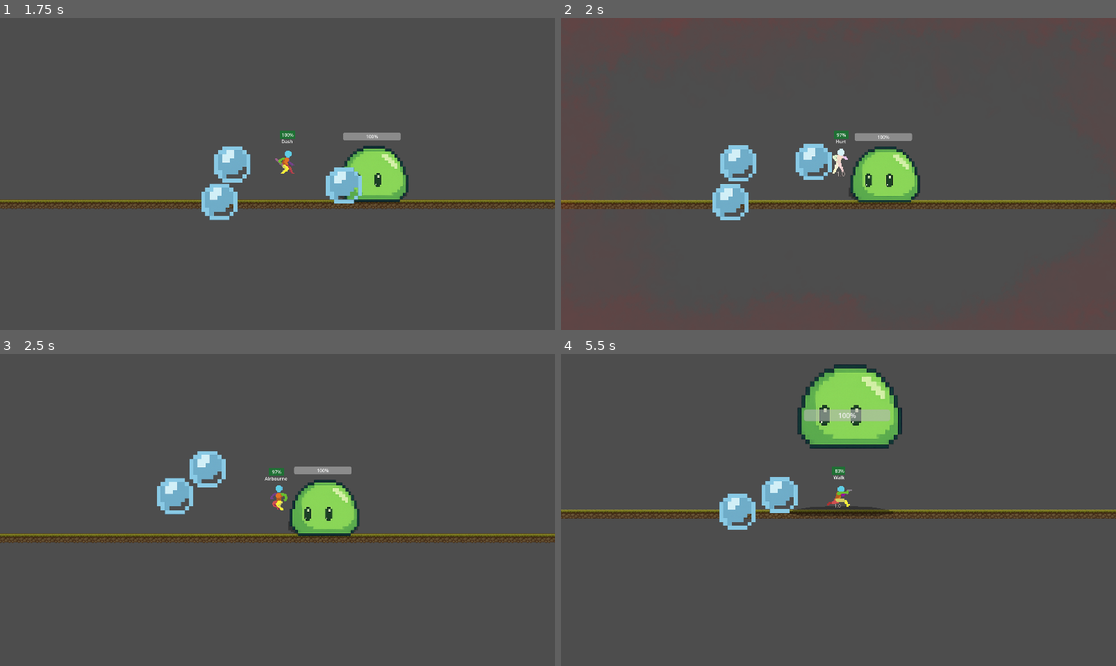
Above: before the commit, frames 1-4 (two rows, left to right).
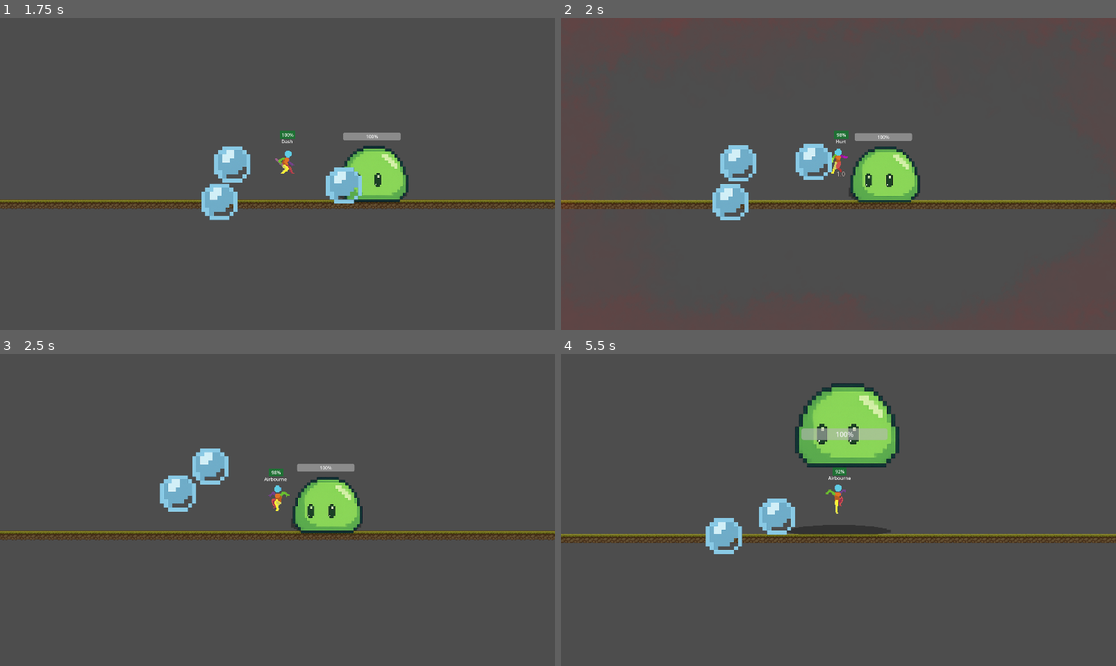
Above: after the commit, the same moments.

Repository: August13742/Godot-2D-Starter-Project-for-Article-RiG-Ritsumeikan
Game: Godot game, scene res://main.tscn
Two runs of this game, one before a commit and one after it. Both use one fixed random seed, a clock stepped at 60 frames per second and the inputs below.
Inputs (mouse positions are in pixels of both pictures, inside the frame that each line leads up to):
- Up to frame 1 (1.75 s): tap Enter at 0.5 s; move the mouse to (399, 158) at 0.52 s; hold F (special, bound only after the commit) 0.53-1.28 s; hold D (right) from 0.53 s (still down); tap Space (jump) at 0.77, 1.52 s; move the mouse to (166, 189) at 1.27 s; tap C (dash) at 1.35 s; tap F (special, bound only after the commit) at 1.55 s
- Up to frame 2 (2 s): keep holding D (right)
- Up to frame 3 (2.5 s): move the mouse to (333, 441) at 2.02 s; release D (right) at 2.03 s; press the mouse at (333, 441) at 2.03 s; hold A (left) from 2.03 s (still down); tap F (special, bound only after the commit) at 2.3 s
- Up to frame 4 (5.5 s): move the mouse to (810, 572) at 2.77 s; release A (left) at 2.78 s; release the mouse at (810, 572) at 2.78 s; hold D (right) 2.78-4.28 s; tap Shift (sprint) at 2.85 s; tap Space (jump) at 3.02, 3.77, 4.52 s; tap F (special, bound only after the commit) at 3.05, 4.35, 5.3 s; move the mouse to (1005, 556) at 3.52 s; hold F (special, bound only after the commit) 3.53-4.28 s; move the mouse to (672, 463) at 4.27 s; hold A (left) 4.28-5.03 s; move the mouse to (866, 510) at 5.02 s; hold D (right) from 5.03 s (still down); hold C (dash) from 5.03 s (still down)

Frame 1 is identical in both runs. In frame 2, 0.1% of the frame differs, in the area x 48-52%, y 36-50%; in frame 3, 4.9%; in frame 4, 13%, in the area x 0-100%, y 3-65%.

Commit message:
added sword special

Diff:
--- a/StateMachine/idle.gd
+++ b/StateMachine/idle.gd
@@ -25,6 +25,7 @@
 	#if !animation_player.is_playing(): animation_player.play("idle")
 
 
-
+func can_special():
+	return true
 
 func exit(): pass
--- a/StateMachine/states.gd
+++ b/StateMachine/states.gd
@@ -35,8 +35,12 @@
 	if _event.is_action_pressed("dash") && can_dash() && root_entity.can_dash:
 		dash()
 
+	if _event.is_action_pressed("special") && can_special() && root_entity.can_special:
+		root_entity.special()
 
 
+func can_special() ->bool:
+	return false
 
 func can_dash() -> bool:
 	return true  # default: all states can dash
--- a/player/player.gd
+++ b/player/player.gd
@@ -27,8 +27,9 @@
 @export var dash_cooldown:float = 5.0
 @export var shoot_cooldown:float = 0.5
 @export var bullet:= preload("res://bullet1.tscn")
+@export var sword_trail := preload("res://sword_trail.tscn")
 
-
+var can_special:bool = true
 var can_dash:bool = true
 
 var shoot_hold:bool = false
@@ -86,3 +87,17 @@
 	if !last_faced_right:
 		bullet_scene.direction = Vector2.LEFT
 		bullet_scene.sprite.flip_h = true
+
+func special():
+	if state_machine.current_state == state_machine.states[state_machine.Idle]:
+		animation_player.play("sword_slash")
+
+	await get_tree().create_timer(0.2).timeout
+	var sword_trail_scene:Node2D = sword_trail.instantiate()
+	get_tree().get_first_node_in_group("foreground_layer").add_child(sword_trail_scene)
+	sword_trail_scene.global_position = self.global_position
+	if !last_faced_right:
+		sword_trail_scene.scale.x = -1
+		sword_trail_scene.direction = Vector2.LEFT
+	await get_tree().create_timer(1).timeout
+	sword_trail_scene.call_deferred("queue_free")
--- a/player/player.tscn
+++ b/player/player.tscn
@@ -12,6 +12,7 @@
 [ext_resource type="Texture2D" uid="uid://dkigmclffiei8" path="res://StateMachine/player land 48x48.png" id="6_yllr7"]
 [ext_resource type="Texture2D" uid="uid://bmpgnurvmkpcp" path="res://StateMachine/Player Running Aiming 48x48.png" id="7_yllr7"]
 [ext_resource type="Texture2D" uid="uid://u25gbp4yxo5w" path="res://StateMachine/Player Running Shooting 48x48.png" id="8_kb6p2"]
+[ext_resource type="Texture2D" uid="uid://bmwp14840b0k4" path="res://StateMachine/player katana attack-sheathe 80x64.png" id="10_wodsf"]
 [ext_resource type="PackedScene" uid="uid://xxpfvl2cp1ib" path="res://hurtbox_component.tscn" id="12_ebec5"]
 [ext_resource type="PackedScene" uid="uid://bfpyvfdq43g0y" path="res://health_bar.tscn" id="14_kb6p2"]
 
@@ -243,6 +244,46 @@
 atlas = ExtResource("6_ebec5")
 region = Rect2(432, 0, 48, 48)
 
+[sub_resource type="AtlasTexture" id="AtlasTexture_jdjat"]
+atlas = ExtResource("10_wodsf")
+region = Rect2(0, 0, 80, 64)
+
+[sub_resource type="AtlasTexture" id="AtlasTexture_j420s"]
+atlas = ExtResource("10_wodsf")
+region = Rect2(80, 0, 80, 64)
+
+[sub_resource type="AtlasTexture" id="AtlasTexture_kcq4v"]
+atlas = ExtResource("10_wodsf")
+region = Rect2(160, 0, 80, 64)
+
+[sub_resource type="AtlasTexture" id="AtlasTexture_qavcc"]
+atlas = ExtResource("10_wodsf")
+region = Rect2(240, 0, 80, 64)
+
+[sub_resource type="AtlasTexture" id="AtlasTexture_bd26m"]
+atlas = ExtResource("10_wodsf")
+region = Rect2(320, 0, 80, 64)
+
+[sub_resource type="AtlasTexture" id="AtlasTexture_lufic"]
+atlas = ExtResource("10_wodsf")
+region = Rect2(400, 0, 80, 64)
+
+[sub_resource type="AtlasTexture" id="AtlasTexture_nxclr"]
+atlas = ExtResource("10_wodsf")
+region = Rect2(480, 0, 80, 64)
+
+[sub_resource type="AtlasTexture" id="AtlasTexture_onxu2"]
+atlas = ExtResource("10_wodsf")
+region = Rect2(560, 0, 80, 64)
+
+[sub_resource type="AtlasTexture" id="AtlasTexture_gci7n"]
+atlas = ExtResource("10_wodsf")
+region = Rect2(640, 0, 80, 64)
+
+[sub_resource type="AtlasTexture" id="AtlasTexture_tcwf7"]
+atlas = ExtResource("10_wodsf")
+region = Rect2(720, 0, 80, 64)
+
 [sub_resource type="AtlasTexture" id="AtlasTexture_mmwog"]
 atlas = ExtResource("7_yllr7")
 region = Rect2(0, 0, 48, 48)
@@ -356,7 +397,7 @@
 }],
 "loop": false,
 "name": &"hurt",
-"speed": 15.0
+"speed": 20.0
 }, {
 "frames": [{
 "duration": 1.0,
@@ -511,6 +552,41 @@
 "loop": false,
 "name": &"stand_shoot",
 "speed": 30.0
+}, {
+"frames": [{
+"duration": 1.0,
+"texture": SubResource("AtlasTexture_jdjat")
+}, {
+"duration": 1.0,
+"texture": SubResource("AtlasTexture_j420s")
+}, {
+"duration": 1.0,
+"texture": SubResource("AtlasTexture_kcq4v")
+}, {
+"duration": 1.0,
+"texture": SubResource("AtlasTexture_qavcc")
+}, {
+"duration": 1.0,
+"texture": SubResource("AtlasTexture_bd26m")
+}, {
+"duration": 1.0,
+"texture": SubResource("AtlasTexture_lufic")
+}, {
+"duration": 1.0,
+"texture": SubResource("AtlasTexture_nxclr")
+}, {
+"duration": 1.0,
+"texture": SubResource("AtlasTexture_onxu2")
+}, {
+"duration": 1.0,
+"texture": SubResource("AtlasTexture_gci7n")
+}, {
+"duration": 1.0,
+"texture": SubResource("AtlasTexture_tcwf7")
+}],
+"loop": false,
+"name": &"sword_slash",
+"speed": 15.0
 }, {
 "frames": [{
 "duration": 1.0,
@@ -582,9 +658,9 @@
 bg_color = Color(0.072, 0.48, 0.174, 0.772549)
 
 [node name="Player" type="CharacterBody2D" groups=["player"]]
-collision_mask = 272
+collision_mask = 16
 script = ExtResource("1_onrkg")
-max_health = 30
+max_health = 50
 state_machine_debug = true
 
 [node name="CollisionShape2D" type="CollisionShape2D" parent="."]
@@ -626,8 +702,6 @@
 sprite_frames = SubResource("SpriteFrames_ebec5")
 animation = &"hurt"
 autoplay = "idle"
-frame = 3
-frame_progress = 1.0
 offset = Vector2(0, -16)
 
 [node name="StateMachine" parent="." instance=ExtResource("3_yw30f")]
--- a/project.godot
+++ b/project.godot
@@ -65,6 +65,11 @@
 "events": [Object(InputEventKey,"resource_local_to_scene":false,"resource_name":"","device":-1,"window_id":0,"alt_press …(191 unchanged characters)…
 ]
 }
+special={
+"deadzone": 0.2,
+"events": [Object(InputEventKey,"resource_local_to_scene":false,"resource_name":"","device":-1,"window_id":0,"alt_pressed":false,"shift_pressed":false,"ctrl_pressed":false,"meta_pressed":false,"pressed":false,"keycode":0,"physical_keycode":70,"key_label":0,"unicode":102,"location":0,"echo":false,"script":null)
+]
+}
 
 [layer_names]
 
--- /dev/null
+++ b/projectile_slasher.gd
@@ -0,0 +1,16 @@
+extends Area2D
+
+
+var colliding:Array[Area2D]
+func _ready() -> void:
+
+	colliding = get_overlapping_areas()
+	self.area_entered.connect(_on_area_entered)
+
+	for obj in colliding:
+		if "health_component" not in obj.owner:
+			obj.owner.call_deferred("queue_free")
+
+func _on_area_entered(other:Area2D):
+	if "health_component" not in other.owner:
+		other.owner.call_deferred("queue_free")
--- /dev/null
+++ b/sword_trail.gd
@@ -0,0 +1,32 @@
+extends Node2D
+
+
+@export var damage:int = 2
+@export var projectile_speed:float = 350
+@export var direction:Vector2 = Vector2.RIGHT
+var current_speed:float = 0
+
+@onready var hitbox_component: HitboxComponent = $VisualAnchor/HitboxComponent
+
+func _ready() -> void:
+	bullet_tween()
+
+func bullet_tween()->void:
+	var tween:Tween = create_tween()
+	tween.set_ease(Tween.EASE_OUT).set_trans(Tween.TRANS_BOUNCE)
+	tween.tween_method(
+		func(value:float): current_speed = value,
+		0,
+		projectile_speed,
+		0.3)
+
+	tween.tween_method(
+		func(value:float): current_speed = value,
+		projectile_speed,
+		0,
+		2).set_ease(Tween.EASE_OUT).set_trans(Tween.TRANS_CUBIC)
+
+	tween.tween_callback(queue_free)
+
+func _physics_process(delta: float) -> void:
+	self.position += direction * current_speed * delta
--- /dev/null
+++ b/sword_trail.tscn
@@ -0,0 +1,62 @@
+[gd_scene load_steps=9 format=3 uid="uid://bf6tsfypt3so"]
+
+[ext_resource type="Script" uid="uid://gh45ir752mff" path="res://sword_trail.gd" id="1_scg2v"]
+[ext_resource type="Texture2D" uid="uid://bqseatv7wt8d8" path="res://StateMachine/sword_trail/0.png" id="1_tgxm5"]
+[ext_resource type="Texture2D" uid="uid://cyd3ptep2ryio" path="res://StateMachine/sword_trail/1.png" id="2_lm1vx"]
+[ext_resource type="Texture2D" uid="uid://dqko2l8lwd2aj" path="res://StateMachine/sword_trail/2.png" id="3_u5rmu"]
+[ext_resource type="Script" uid="uid://dynrr434jfajv" path="res://hitbox_component.gd" id="4_u5rmu"]
+[ext_resource type="Script" uid="uid://bg4uab50hj637" path="res://projectile_slasher.gd" id="5_scg2v"]
+
+[sub_resource type="SpriteFrames" id="SpriteFrames_scg2v"]
+animations = [{
+"frames": [{
+"duration": 1.0,
+"texture": ExtResource("1_tgxm5")
+}, {
+"duration": 1.0,
+"texture": ExtResource("2_lm1vx")
+}, {
+"duration": 1.0,
+"texture": ExtResource("3_u5rmu")
+}],
+"loop": false,
+"name": &"default",
+"speed": 3.0
+}]
+
+[sub_resource type="CircleShape2D" id="CircleShape2D_mkmxv"]
+radius = 60.0
+
+[node name="SwordTrail" type="Node2D"]
+script = ExtResource("1_scg2v")
+
+[node name="VisualAnchor" type="Node2D" parent="."]
+position = Vector2(0, -40)
+scale = Vector2(2, 2)
+
+[node name="AnimatedSprite2D" type="AnimatedSprite2D" parent="VisualAnchor"]
+sprite_frames = SubResource("SpriteFrames_scg2v")
+autoplay = "default"
+frame = 2
+frame_progress = 1.0
+metadata/_edit_lock_ = true
+
+[node name="HitboxComponent" type="Area2D" parent="VisualAnchor"]
+script = ExtResource("4_u5rmu")
+metadata/_custom_type_script = "uid://dynrr434jfajv"
+metadata/_edit_lock_ = true
+
+[node name="CollisionShape2D" type="CollisionShape2D" parent="VisualAnchor/HitboxComponent"]
+visible = false
+position = Vector2(27, 0)
+shape = SubResource("CircleShape2D_mkmxv")
+
+[node name="ProjectileSlasher" type="Area2D" parent="VisualAnchor"]
+collision_mask = 512
+script = ExtResource("5_scg2v")
+metadata/_edit_lock_ = true
+
+[node name="CollisionShape2D2" type="CollisionShape2D" parent="VisualAnchor/ProjectileSlasher"]
+visible = false
+position = Vector2(27, 0)
+shape = SubResource("CircleShape2D_mkmxv")
Binary file removed: StateMachine/player air spin 48x48.png
Binary file added: StateMachine/player katana attack-sheathe 80x64.png
Not shown, changed: StateMachine/player katana attack-sheathe 80x64.png.import
Binary file added: StateMachine/sword_trail/0.png
Not shown, added: StateMachine/sword_trail/0.png.import
Binary file added: StateMachine/sword_trail/1.png
Not shown, added: StateMachine/sword_trail/1.png.import
Binary file added: StateMachine/sword_trail/2.png
Not shown, added: StateMachine/sword_trail/2.png.import
Not shown: 1 places in player/player.tscn that only renumber resources
Not shown, added: projectile_slasher.gd.uid
Not shown, added: sword_trail.gd.uid
